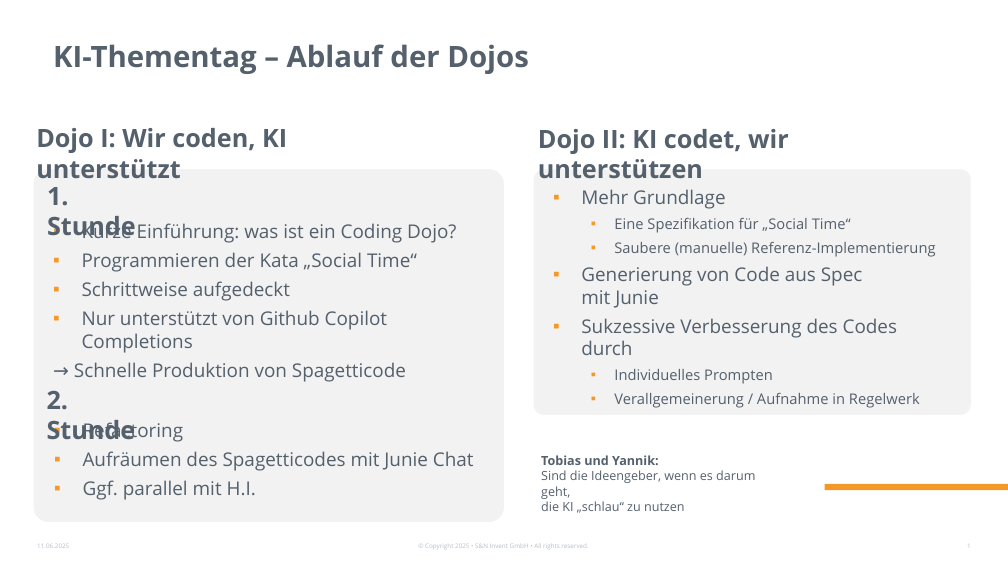
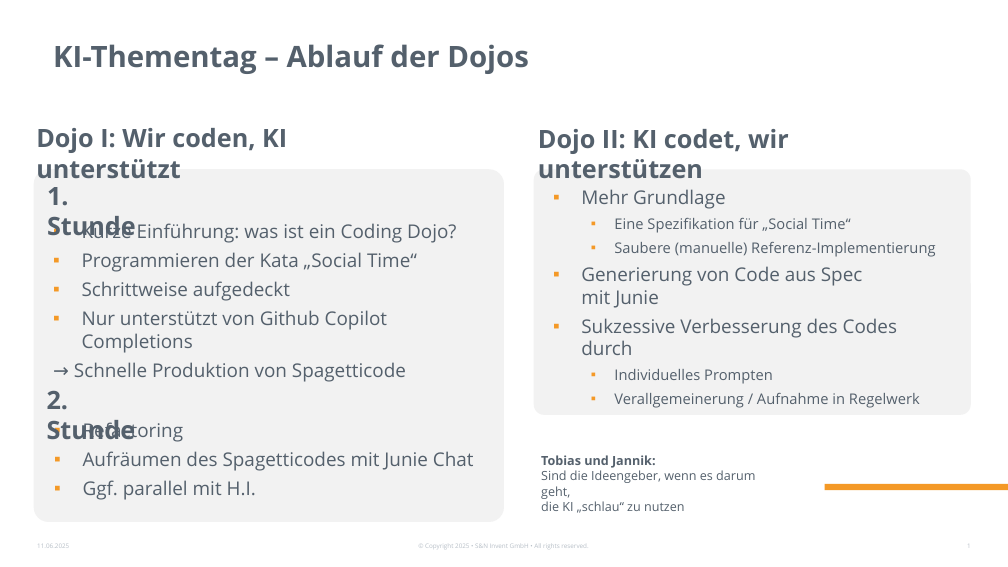
Before and after one commit to jlessner/hello-coding-dojo, a slide deck: slide 1 of ki-thementag-dojos.pptx. Drawn at 1008x567 pixels with LibreOffice and Linux fonts; fonts in the diff are those of the drawing; background and template pictures are left out. Boxes give left, top, right and bottom in pixels: in the first picture for what was removed or moved away, otherwise in the second. Text is boxed around its words. In the diff, an @@ line names an element or a change of style, - is before the commit and + after.

Commit message:
Starting point for Dojo 1

```diff
--- a/ki-thementag-dojos.pptx
+++ b/ki-thementag-dojos.pptx
@@ text at (541,455,656,468): text changed @@
-Tobias und Yannik:
+Tobias und Jannik:
```
